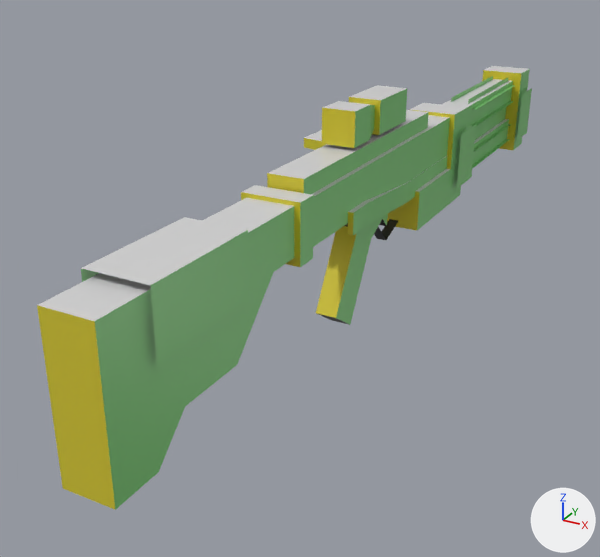
Before and after pictures for a commit that changed the Blender file resources/models/blasters/e22/e22.blend.
One viewpoint serves both versions: a 50 mm lens placed at (2.97, -6.99, 2.62), pointed at (-0.64, -0.43, -0.66). The lights are fixed; the arrows at lower right show +X, +Y and +Z.

Objects in the first picture: 'barrel', 'body', 'handle', 'scope', 'stock'.
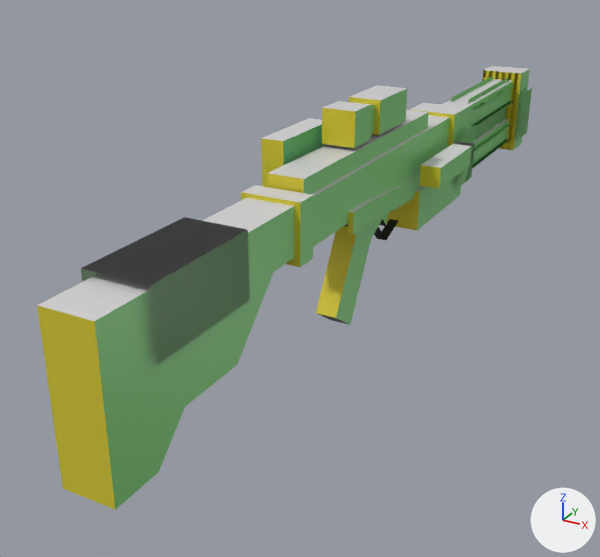
Pixel boxes [x1, y1, x2, y2] of what changed, in the pictures (600 x 557 px):
'counter', shown
    after: [261, 118, 326, 187]
'flashlight', shown
    after: [419, 142, 475, 189]
part 1 of me_cube_012, added
    after: [457, 125, 476, 188]
part 2 of me_cube_012, added (green)
    after: [517, 88, 532, 140]
part 3 of me_cube_012, added
    after: [451, 76, 493, 102]
part 4 of me_cube_012, added
    after: [468, 78, 508, 104]
part 5 of me_cube_012, added
    after: [472, 85, 515, 109]
part 6 of me_cube_012, added
    after: [472, 101, 513, 126]
part 7 of me_cube_012, added
    after: [474, 124, 511, 151]
part 8 of me_cube_012, added
    after: [472, 139, 510, 169]
part 9 of me_cube_012, added
    after: [475, 70, 521, 150]
part 10 of me_cube_002, added
    after: [81, 217, 250, 365]

Patch to the scene script:
```diff
--- a/resources/models/blasters/e22/e22.blend.py
+++ b/resources/models/blasters/e22/e22.blend.py
@@ me_cube_012 @@
 # used by ob_barrel; location = (0.0, 0.76, 0.1); rotation_euler = (0.0, 0.0, 3.142), in degrees (0, 0, 180); scale = (0.45, 0.45, 0.45)
-me_cube_012.from_pydata(...)  # 108 vertices, 48 faces; spans x -0.67..0.67, y -8.44..0.89, z -0.8..1.44
+me_cube_012.from_pydata(...)  # 184 vertices, 68 faces; spans x -0.67..0.67, y -8.44..0.89, z -0.8..1.44
+# me_cube_012 part 1: the loose piece of 4 vertices spanning x 0.67, y -2.44..-1.33, z -0.44..0.89 is copied, and the copy is moved by (-1.33, -0.01, 0.0); it spans x -0.67, y -2.45..-1.34, z -0.44..0.89
+# me_cube_012 part 2: the loose piece of 4 vertices spanning x 0.67, y -7.7..-6.59, z -0.44..0.89 is copied, and the copy is moved by (-1.33, 0.0, 0.0); it spans x -0.67, y -7.7..-6.59, z -0.44..0.89
+# me_cube_012 part 3: the loose piece of 4 vertices spanning x -0.22, y -6.66..-3.11, z 1.22..1.33 is copied, and the copy is moved by (0.44, 0.0, 0.0); it spans x 0.22, y -6.66..-3.11, z 1.22..1.33
+# me_cube_012 part 4: the loose piece of 4 vertices spanning x 0.22, y -6.66..-3.11, z 1.22..1.33 is copied, and the copy is moved by (-0.44, 0.0, 0.0); it spans x -0.22, y -6.66..-3.11, z 1.22..1.33
+# me_cube_012 part 5: the loose piece of 4 vertices spanning x -0.44..-0.33, y -6.66..-3.11, z 0.67 is copied, and the copy is moved by (0.0, 0.0, 0.44); it spans x -0.44..-0.33, y -6.66..-3.11, z 1.11
+# me_cube_012 part 6: the loose piece of 4 vertices spanning x -0.44..-0.33, y -6.66..-3.11, z 1.11 is copied, and the copy is moved by (0.0, 0.0, -0.44); it spans x -0.44..-0.33, y -6.66..-3.11, z 0.67
+# me_cube_012 part 7: the loose piece of 4 vertices spanning x -0.44..-0.33, y -6.66..-3.11, z -0.44 is copied, and the copy is moved by (0.0, 0.0, 0.44); it spans x -0.44..-0.33, y -6.66..-3.11, z 0.0
+# me_cube_012 part 8: the loose piece of 4 vertices spanning x -0.44..-0.33, y -6.66..-3.11, z 0.0 is copied, and the copy is moved by (0.0, 0.0, -0.44); it spans x -0.44..-0.33, y -6.66..-3.11, z -0.44
+# me_cube_012 part 9: 12 vertices added at x -0.56..0.56, y -6.89..-2.67, z -0.78..1.44
 me_cube_012.materials.append(mat_material)
@@ me_cube_002 @@
 # used by ob_stock; location = (0.0, -2.94, 0.1); scale = (0.594, 0.594, 0.594)
 # verts and faces of me_cube_002; kept vertices keep their numbers, new ones are numbered from 24
-me_cube_002.from_pydata(...)  # 24 vertices, 13 faces; spans x -0.42..0.42, y -2.02..1.52, z -1.01..1.1
+me_cube_002.from_pydata(...)  # 32 vertices, 16 faces; spans x -0.42..0.42, y -2.02..1.52, z -1.01..1.1
+# me_cube_002 part 10
+verts[24] = (0.42, -1.35, 1.1)  # pixel (150, 285)
+verts[25] = (-0.42, -1.35, 1.1)  # pixel (80, 268)
+verts[26] = (0.42, -1.35, 0.26)  # pixel (156, 365)
+verts[27] = (-0.42, -1.35, 0.26)
+for new, old in zip([*range(28, 32)], [*range(24, 28)]): verts[new] = verts[old] + (0.0, 1.69, 0.0)
+faces += [(24, 25, 29, 28), (25, 27, 31, 29), (24, 28, 30, 26)]
 me_cube_002.materials.append(mat_material)
@@ me_cube_005 @@
 me_cube_005.from_pydata(...)  # 16 vertices, 12 faces; spans x -2.43..-1.21, y -13.44..-7.98, z 3.03..6.07
 # used by ob_counter; location = (0.0, 0.72, 0.0); scale = (0.165, 0.165, 0.165)
+# me_cube_005 part 11: texture (UV) coordinates of 11 of 12 faces, centred in x -2.43..-1.21, y -13.44..-7.98, z 3.03..6.07, changed; they spanned u 0.12..0.88, v 0.0..1.0 and now span u 0.12..0.66, v 0.41..0.88
+me_cube_005.materials.append(mat_material_002)  # picture img_counterlayout_png
@@ ob_flashlight @@
 ob_flashlight.scale = (0.165, 0.165, 0.165)
-ob_flashlight.hide_set(True)
@@ ob_counter @@
 ob_counter.scale = (0.165, 0.165, 0.165)
-ob_counter.hide_set(True)
```
